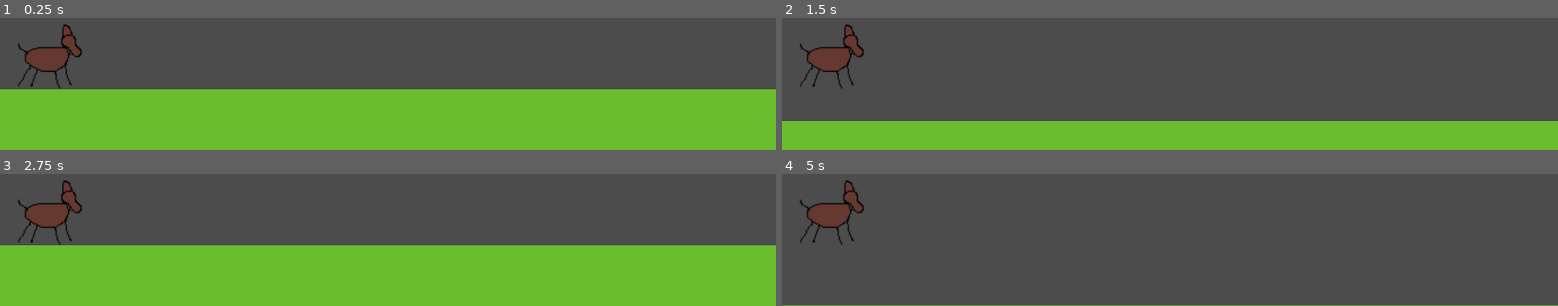
Above: before the commit, frames 1-4 (two rows, left to right).
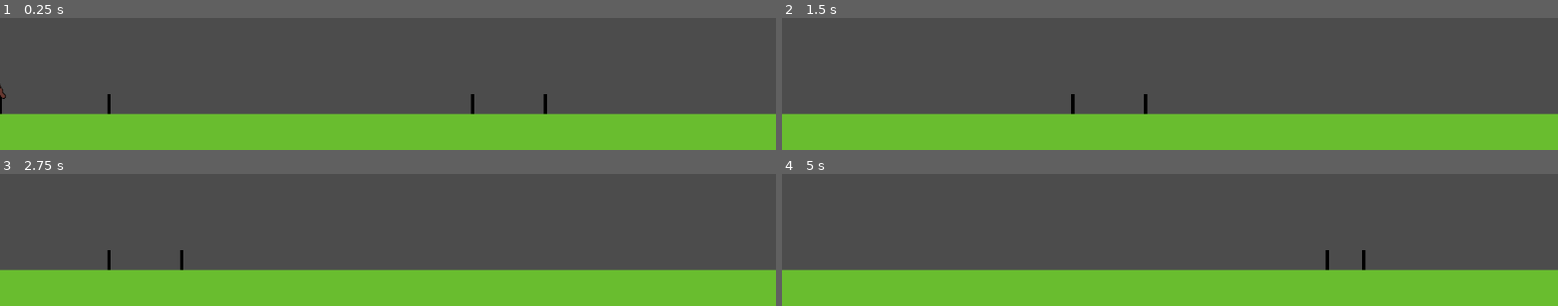
Above: after the commit, the same moments.

Repository: filiperferreira/DogRunner
Game: Godot game, scene res://Scenes/Level.tscn
The game is run twice, just before and just after one commit, with the same random seed, the same clock (stepped at 60 frames per second) and the same inputs.
Inputs:
- Up to frame 1 (0.25 s): no input
- Up to frame 2 (1.5 s): tap Space (jump) at 0.77 s
- Up to frame 3 (2.75 s): tap Space (jump) at 1.52 s
- Up to frame 4 (5 s): tap Space (jump) at 3.02, 3.77, 4.52 s

The runs differ from the first frame. In frame 1, 20% of the frame differs, in the area x 0-100%, y 5-73%; in frame 2, 7.4%; in frame 3, 20%; in frame 4, 29%, in the area x 0-100%, y 5-100%.

Commit message:
Added barriers
They spawn randomly, press space to jump over them

Diff:
--- /dev/null
+++ b/DogRunner/Scenes/Barrier.tscn
@@ -0,0 +1,17 @@
+[gd_scene load_steps=3 format=2]
+
+[ext_resource path="res://Resources/Sprites/barrier.png" type="Texture" id=1]
+
+[sub_resource type="RectangleShape2D" id=1]
+extents = Vector2( 3.33942, 16.6712 )
+
+[node name="Barrier" type="Node2D"]
+
+[node name="Sprite" type="Sprite" parent="."]
+texture = ExtResource( 1 )
+
+[node name="StaticBody2D" type="StaticBody2D" parent="."]
+
+[node name="CollisionShape2D" type="CollisionShape2D" parent="StaticBody2D"]
+position = Vector2( -1.52588e-005, 14.2339 )
+shape = SubResource( 1 )
--- a/DogRunner/Scenes/Dog.gd
+++ b/DogRunner/Scenes/Dog.gd
@@ -6,7 +6,6 @@
 	fall()
 	jump()
 	move_and_slide(speed, Vector2(0,-1))
-	print(is_on_floor())
 
 func fall():
 	if is_on_floor():
--- a/DogRunner/Scenes/Dog.tscn
+++ b/DogRunner/Scenes/Dog.tscn
@@ -1,7 +1,10 @@
-[gd_scene load_steps=3 format=2]
+[gd_scene load_steps=4 format=2]
 
 [ext_resource path="res://Scenes/Dog.gd" type="Script" id=1]
 [ext_resource path="res://Resources/Sprites/dog.png" type="Texture" id=2]
+
+[sub_resource type="RectangleShape2D" id=1]
+extents = Vector2( 20.6111, 21.4384 )
 
 [node name="Dog" type="KinematicBody2D"]
 script = ExtResource( 1 )
@@ -9,12 +12,12 @@
 [node name="Sprite" type="Sprite" parent="."]
 texture = ExtResource( 2 )
 
-[node name="CollisionShape2D" type="CollisionPolygon2D" parent="."]
-polygon = PoolVector2Array( -14.503, -7.23769, -19.772, -2.99679, -20.1575, 3.30031, -16.1534, 6.98759, -26.2048, 24.8468, -25.3074, 26.3725, -14.538, 8.60299, -9.96099, 10.2184, -14.897, 26.0135, -13.0123, 26.2827, -8.8083, 11.2637, -6.46095, 12.9107, 6.01359, 13.0902, 10.1419, 27.8981, 11.2188, 28.0776, 7.47258, 12.9387, 14.5393, 8.15427, 20.1933, 25.116, 21.36, 24.5776, 16.3342, 7.25682, 20.0668, -3.38232, 25.2073, 0.473042, 29.7052, -1.84018, 30.2192, -6.59513, 25.5928, -11.0931, 24.1792, -18.4183, 15.6974, -19.9604, 11.9705, -16.8761, 12.7416, -9.29388 )
+[node name="CollisionShape2D" type="CollisionShape2D" parent="."]
+position = Vector2( -3.05176e-005, 5.43556 )
+shape = SubResource( 1 )
 
 [node name="Camera2D" type="Camera2D" parent="."]
 position = Vector2( 299.587, -109.639 )
-current = true
 zoom = Vector2( 0.5, 0.5 )
 drag_margin_left = 1.0
 drag_margin_top = 1.0
--- /dev/null
+++ b/DogRunner/Scenes/Ground.gd
@@ -0,0 +1,14 @@
+extends Node2D
+
+var barrier_scene = preload("res://Scenes/Barrier.tscn")
+
+func _ready():
+	randomize()
+	var chance = randi()%10 + 1
+	if chance == 10:
+		create_barrier()
+
+func create_barrier():
+	var barrier = barrier_scene.instance()
+	barrier.position = Vector2(0,-64)
+	add_child(barrier)
--- a/DogRunner/Scenes/Ground.tscn
+++ b/DogRunner/Scenes/Ground.tscn
@@ -1,17 +1,19 @@
-[gd_scene load_steps=3 format=2]
+[gd_scene load_steps=4 format=2]
 
-[ext_resource path="res://Resources/Sprites/ground.png" type="Texture" id=1]
+[ext_resource path="res://Scenes/Ground.gd" type="Script" id=1]
+[ext_resource path="res://Resources/Sprites/ground.png" type="Texture" id=2]
 
 [sub_resource type="RectangleShape2D" id=1]
 extents = Vector2( 32.0255, 32.0048 )
 
 [node name="Ground" type="Node2D"]
+script = ExtResource( 1 )
 __meta__ = {
 "_edit_group_": true
 }
 
 [node name="Sprite" type="Sprite" parent="."]
-texture = ExtResource( 1 )
+texture = ExtResource( 2 )
 
 [node name="StaticBody2D" type="StaticBody2D" parent="."]
 
--- a/DogRunner/Scenes/Level.gd
+++ b/DogRunner/Scenes/Level.gd
@@ -15,10 +15,11 @@
 		$GroundFolder.add_child(ground)
 
 func move_ground(delta):
-	for ground in $GroundFolder.get_children():
-		ground.position.x -= 32 * delta
+	var ground_array = $GroundFolder.get_children()
+	for ground in ground_array:
+		ground.position.x -= 256 * delta
 		if ground.position.x <= -32:
 			ground.queue_free()
 			var new_ground = ground_scene.instance()
-			new_ground.position = Vector2(1430, 736)
+			new_ground.position = Vector2(ground_array[ground_array.size() - 1].position.x + 64 - 256 * delta, 736)
 			$GroundFolder.add_child(new_ground)
Binary file added: DogRunner/Resources/Sprites/barrier.png
Not shown, added: DogRunner/Resources/Sprites/barrier.png.import
